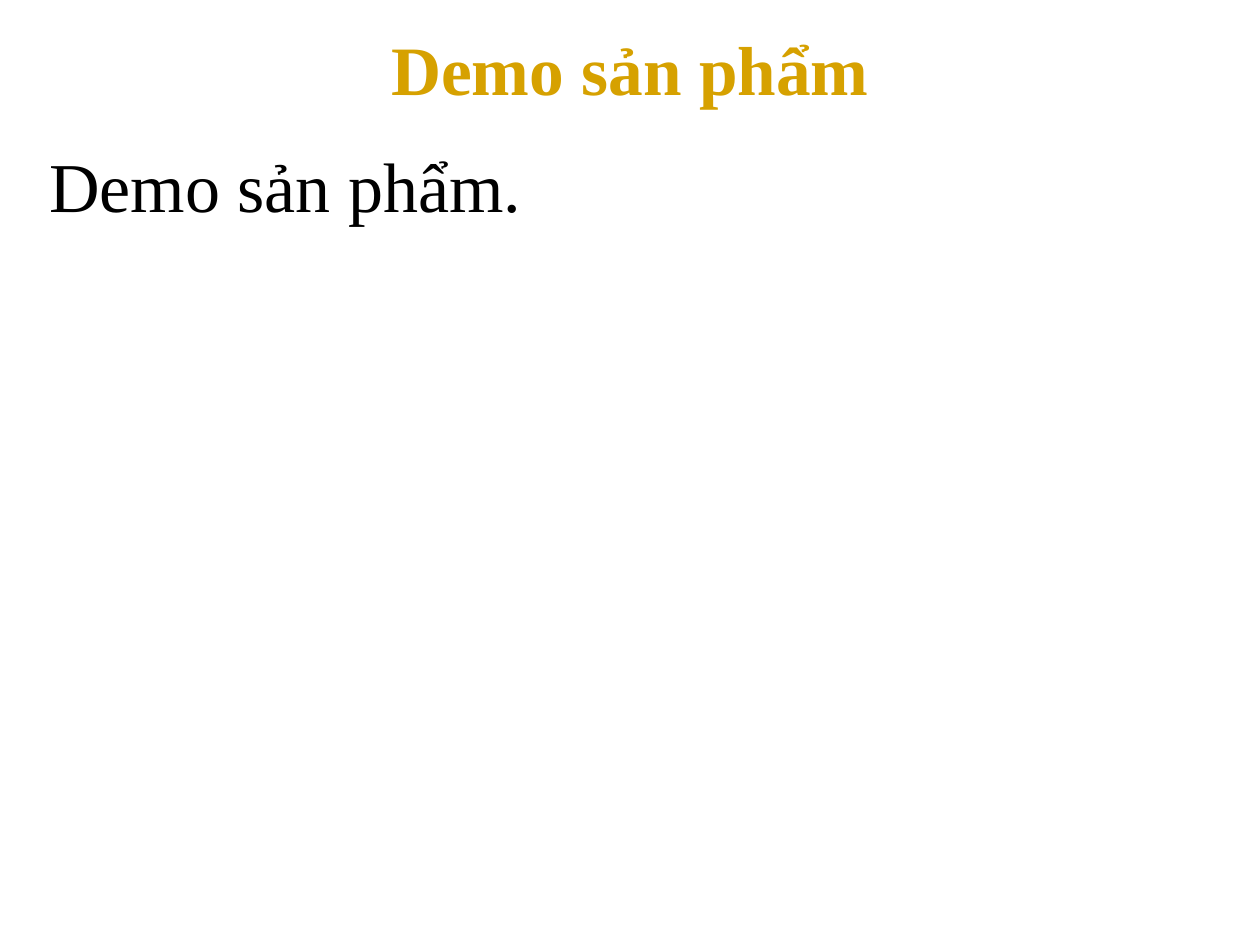
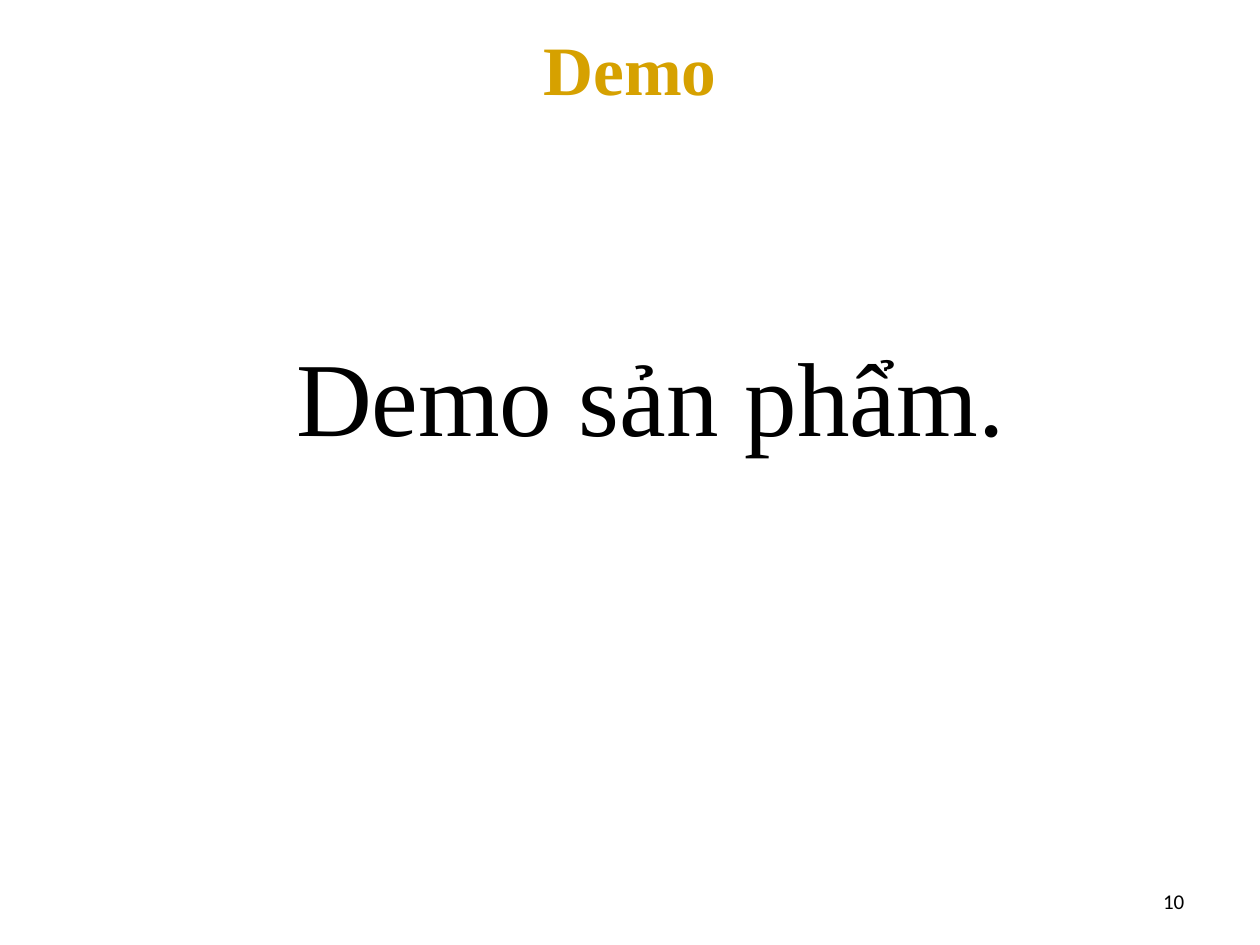
Before and after one commit to anhempk1250/TLCN-CuaHangTinHoc, a slide deck: slide 11 of TLCN.pptx (slide 10 before the commit). Drawn at 1260x945 pixels with LibreOffice and Linux fonts; fonts in the diff are those of the drawing; background and template pictures are left out. Boxes give left, top, right and bottom in pixels: in the first picture for what was removed or moved away, otherwise in the second. Text is boxed around its words. In the diff, an @@ line names an element or a change of style, - is before the commit and + after.

```diff
--- a/TLCN.pptx
+++ b/TLCN.pptx
@@ title at (x1=543, y1=49, x2=716, y2=96): text changed @@
-Demo sản phẩm
+Demo
@@ text "Demo sản phẩm." moved from (x1=49, y1=161, x2=521, y2=225) to (x1=296, y1=360, x2=1004, y2=456) @@
@@ text "Demo sản phẩm." at (x1=296, y1=360, x2=1004, y2=456): size 40 to 60 pt; more space between paragraphs @@
@@ page number added at (x1=1163, y1=895, x2=1184, y2=909), 12 pt, text #000000 @@
+10
```
Also in this commit, not shown: 8 other slides changed, 3 slides added, 2 slides removed.
